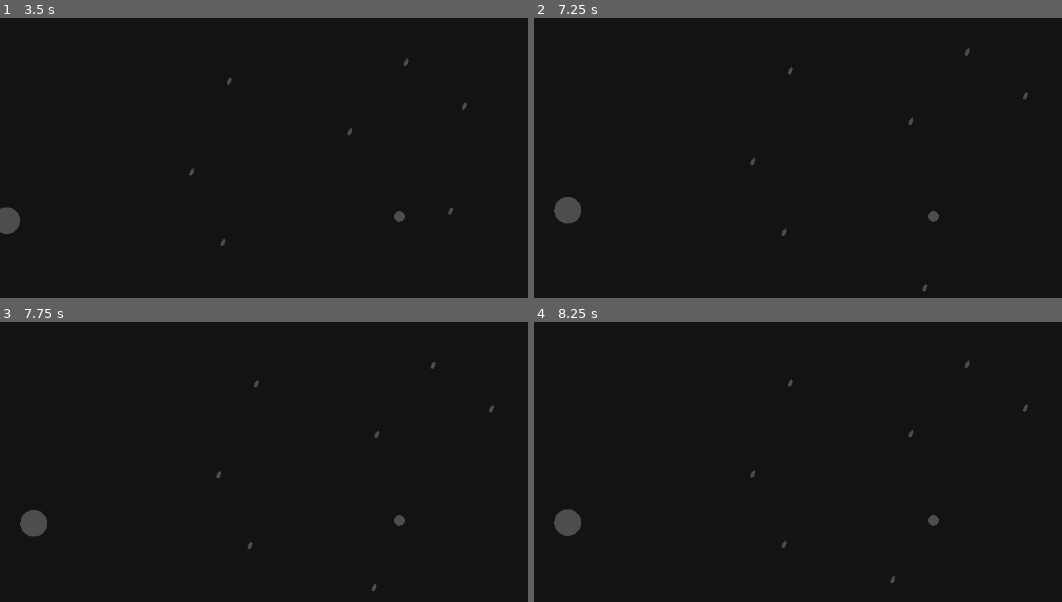
Above: before the commit, frames 1-4 (two rows, left to right).
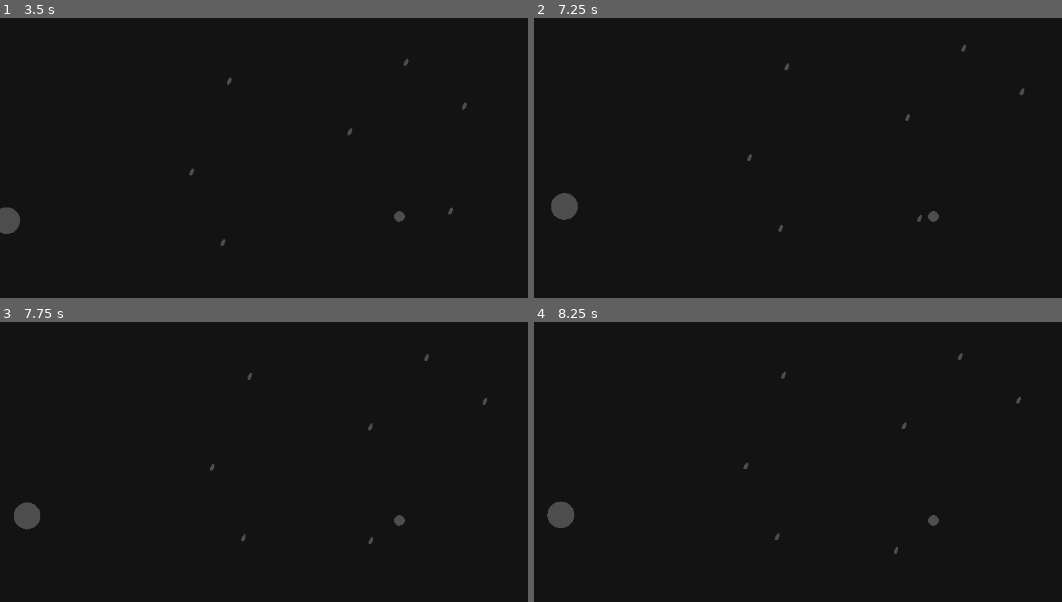
Above: after the commit, the same moments.

Repository: FOSS-Supremacy/celestis
Game: Godot game, scene res://scenes/tests.tscn
The game is run twice, just before and just after one commit, with the same random seed, the same clock (stepped at 60 frames per second) and the same inputs. This scene is started directly instead of the project's main scene.
Inputs (mouse positions are in pixels of both pictures, inside the frame that each line leads up to):
- Up to frame 1 (3.5 s): tap Enter at 0.5 s; move the mouse to (outside the picture) at 0.52 s; hold Right (player_right) 0.53-1.25 s; hold K (camera_down) 0.53-1.25 s; click (outside the picture) at 0.67 s; drag from (237, 239) to (385, 132) at 1.27 s; tap Space at 2 s; move the mouse to (480, 118) at 2.02 s; hold Right (player_right) 2.03-2.75 s; hold L (camera_right) 2.03-2.75 s; drag from (outside the picture) to (359, 132) at 2.77 s
- Up to frame 2 (7.25 s): tap Enter at 3.5 s; move the mouse to (outside the picture) at 3.52 s; hold Left (player_left) 3.53-4.25 s; hold K (camera_down) 3.53-4.25 s; drag from (692, 149) to (782, 82) at 4.27 s; tap Space at 5 s; move the mouse to (972, 216) at 5.02 s; hold Down (player_down) 5.03-5.75 s; hold L (camera_right) 5.03-5.75 s; click (972, 216) at 5.17 s; drag from (813, 104) to (782, 225) at 5.77 s; move the mouse to (outside the picture) at 6.52 s; hold Up (player_up) from 6.53 s (still down); hold K (camera_down) from 6.53 s (still down)
- Up to frame 3 (7.75 s): release Up (player_up) at 7.25 s; release K (camera_down) at 7.25 s; drag from (237, 543) to (432, 358) at 7.27 s
- Up to frame 4 (8.25 s): move the mouse to (1014, 422) at 8.02 s; hold Down (player_down) from 8.03 s (still down); hold L (camera_right) from 8.03 s (still down)

Frame 1 is identical in both runs. In frame 2, 0.4% of the frame differs, in the area x 3-94%, y 9-98%; in frame 3, 0.6%; in frame 4, 0.6%, in the area x 2-94%, y 11-94%.
Error after the commit: Attempt to call function 'enter_orbit' in base 'null instance' on a null instance. (res://scripts/gameplay/player/player.gd:75)

Commit message:
style: class_name and node type

Diff:
--- a/scripts/gameplay/player/player.gd
+++ b/scripts/gameplay/player/player.gd
@@ -72,7 +72,7 @@
 		if not body in gravity_controller.orbit_objects:
 			gravity_controller.orbit_objects.append(body)
 			gravity_controller.set_info(self, gravity_controller.orbit_objects)
-			$OrbitingObject.enter_orbit(self, body)
+			$OrbitController.enter_orbit(self, body)
 
 func _orbit_exited(body: Node2D) -> void:
 	if body != self and body is CharacterBody2D:
--- a/scripts/gameplay/space/Asteroid.gd
+++ b/scripts/gameplay/space/Asteroid.gd
@@ -1,6 +1,4 @@
 extends CharacterBody2D
-
-@export var OrbitController:OrbitingObject
 
 func _physics_process(delta: float) -> void:
 	position += velocity * delta
--- a/scripts/gameplay/systems/OrbitingController.gd
+++ b/scripts/gameplay/systems/OrbitingController.gd
@@ -1,5 +1,5 @@
-extends Node2D
-class_name OrbitingObject
+extends Node
+class_name OrbitController
 
 @export var gravity_strength: float = 1000.0 # Gravitational force
 @export var orbit_speed: float = 50.0  # Orbital speed
